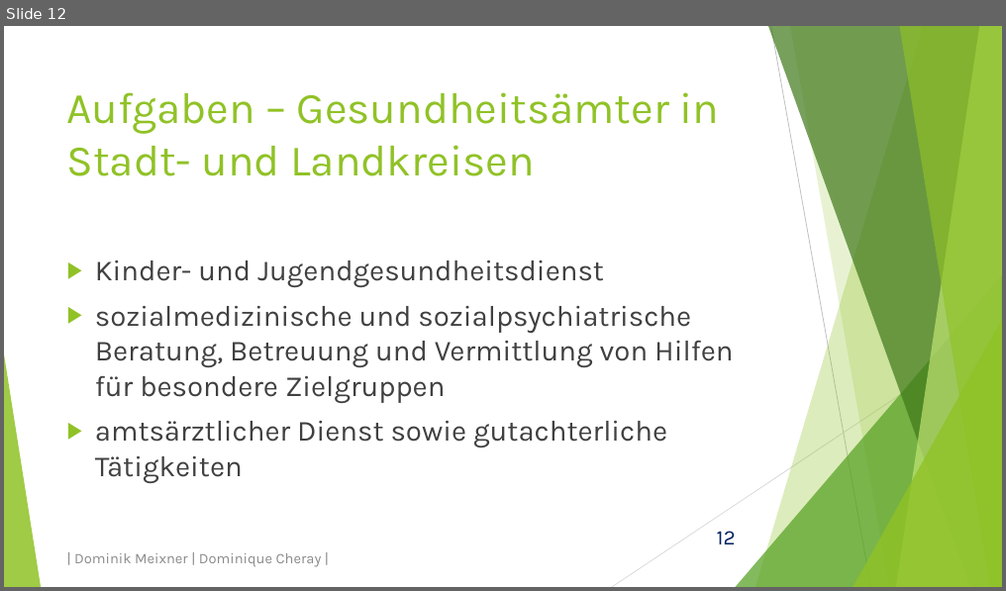
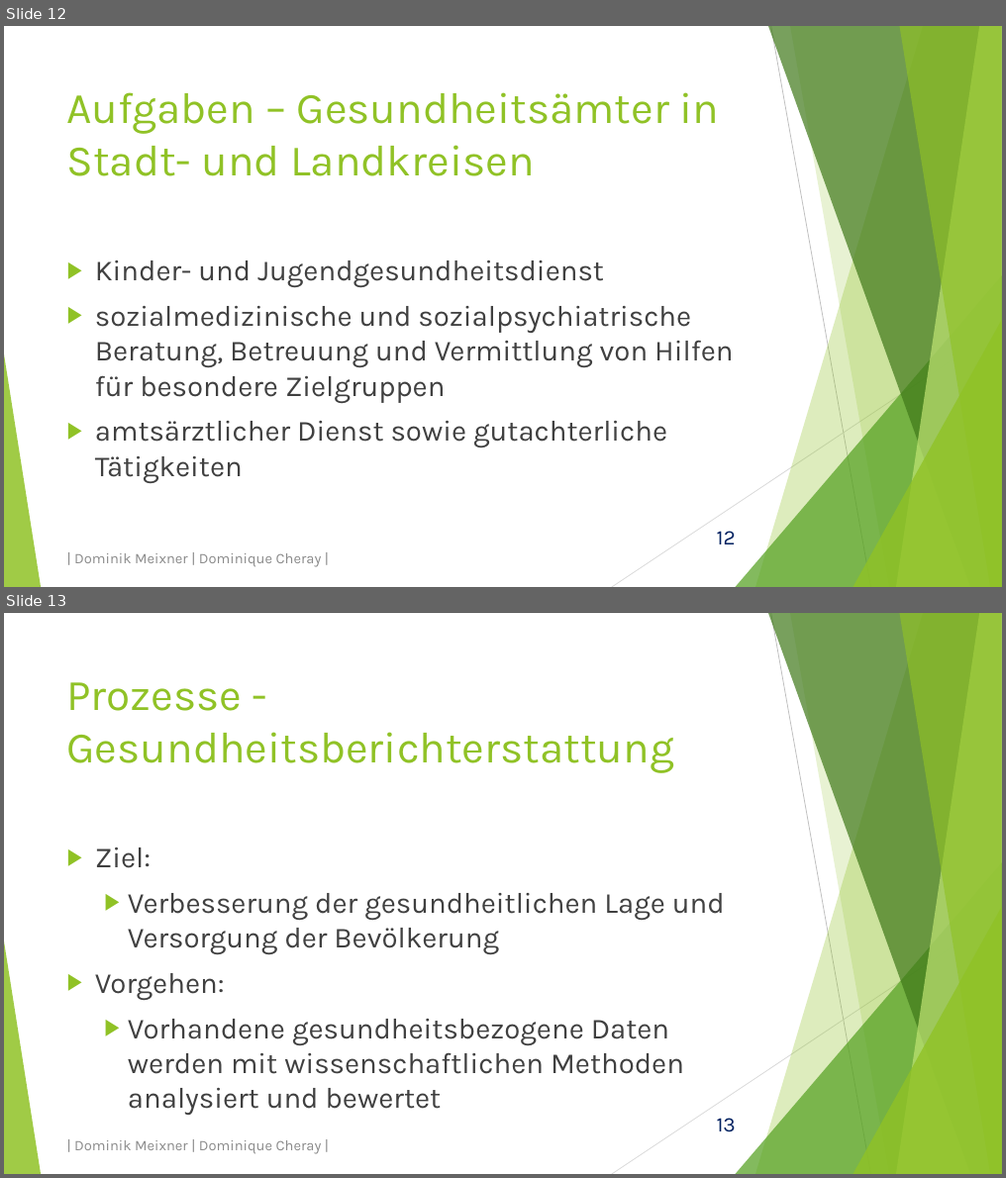
Before and after one commit to domeix/BlaBla, a slide deck: GesundheitsamtPraes.pptx. Shown one above the other, each under a label of ours: slide 12 before the commit, slides 12 and 13 after it. The pictures are 1006x591 and 1006x1178 pixels, drawn with LibreOffice and Linux fonts; fonts in the diff are those of the drawing. Boxes give left, top, right and bottom in pixels: in the first picture for what was removed or moved away, otherwise in the second. Text is boxed around its words. In the diff, an @@ line names an element or a change of style, - is before the commit and + after.

Commit message:
Wieder Präsentation
Präsentation um Prozesse erweitert

```diff
--- a/GesundheitsamtPraes.pptx
+++ b/GesundheitsamtPraes.pptx
@@ slide 13 added at [4,613,1002,1174], background #FFFFFF; not listed: 11 template elements that a slide beside it also shows @@
@@ title added at [67,682,674,773], 42 pt, text #90C226 @@
+Prozesse - Gesundheitsberichterstattung
@@ text added at [95,848,725,1115], 28 pt, text #404040 @@
+▶ Ziel:
+  ▶ Verbesserung der gesundheitlichen Lage und Versorgung der Bevölkerung
+▶ Vorgehen:
+  ▶ Vorhandene gesundheitsbezogene Daten werden mit wissenschaftlichen Methoden analysiert und bewertet
@@ text added at [74,1141,322,1155], 14 pt, text #8C8C8C @@
+| Dominik Meixner | Dominique Cheray |
```
Also in this commit, not shown: 1 slide changed, 7 other slides added, 2 other files.
